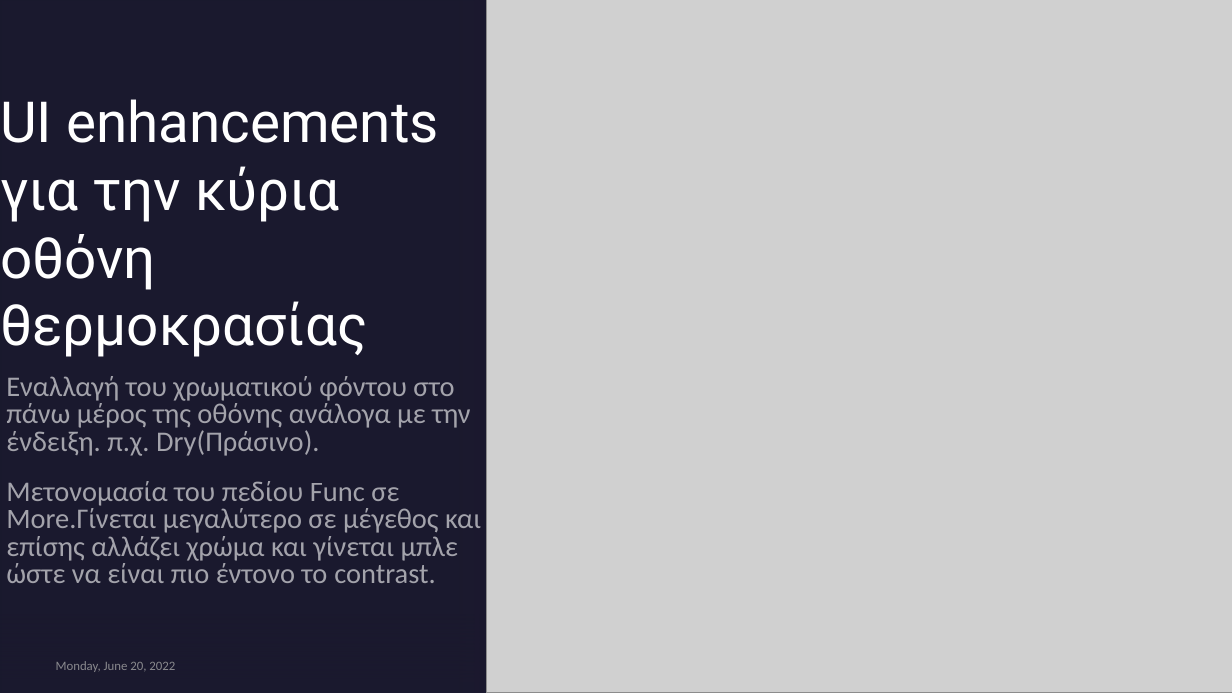
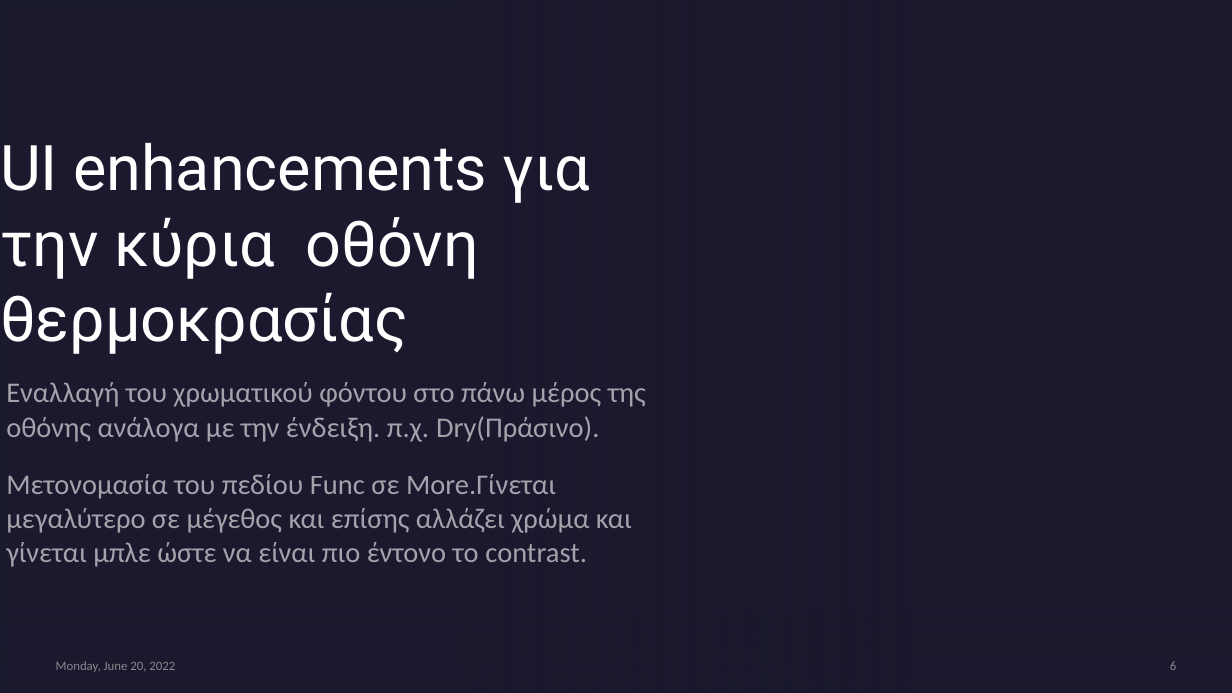
Before and after one commit to psafouris/EWPE, a slide deck: slide 6 of EWPE_enhancements.pptx. Drawn at 1232x693 pixels with LibreOffice and Linux fonts; fonts in the diff are those of the drawing; grey boxes stand for pictures; background and template pictures are left out. Boxes give left, top, right and bottom in pixels: in the first picture for what was removed or moved away, otherwise in the second. Text is boxed around its words. In the diff, an @@ line names an element or a change of style, - is before the commit and + after.

```diff
--- a/EWPE_enhancements.pptx
+++ b/EWPE_enhancements.pptx
@@ title "UI enhancements για την κύρια ..." at <box>0,143,590,354</box>: size 44.1 to 49 pt @@
@@ picture removed at <box>486,0,1232,693</box> @@
@@ subtitle "Εναλλαγή του χρωματικού φόντου στο ..." at <box>6,382,646,567</box>: line spacing 0.8 to 1 @@
@@ page number added at <box>1170,661,1176,670</box>, 10 pt, text #A6A6A6 at 80% opacity @@
+6
```
Also in this commit, not shown: 1 slide added.
